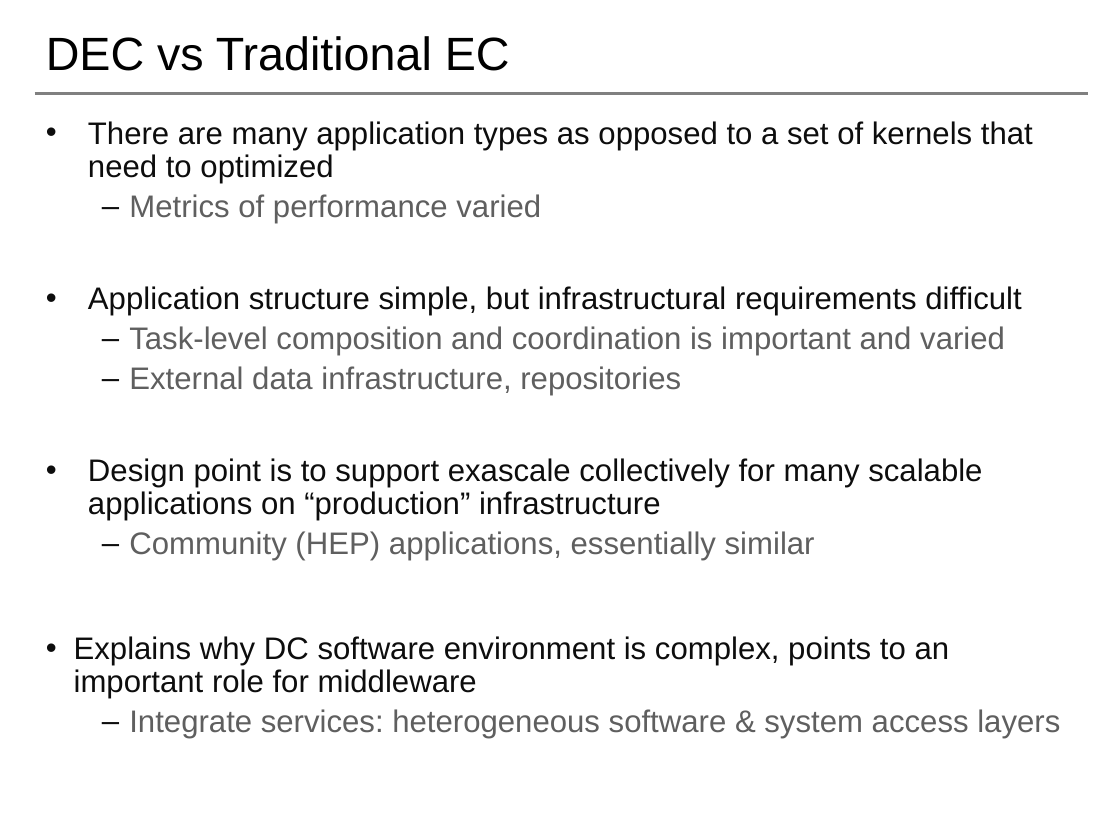
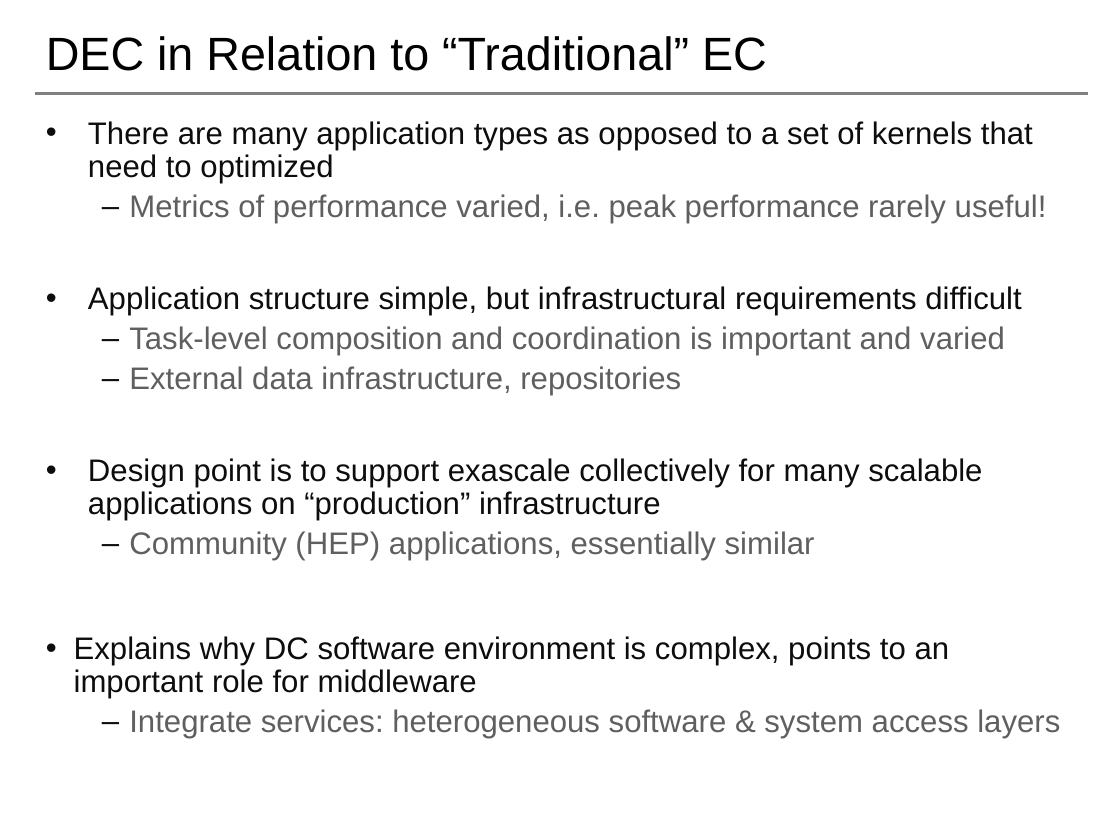
Before and after one commit to saga-project/NGMW, a slide deck: slide 6 of presentations/radical-modsim.pptx. Drawn at 1120x840 pixels with LibreOffice and Linux fonts; fonts in the diff are those of the drawing; background and template pictures are left out. Boxes give left, top, right and bottom in pixels: in the first picture for what was removed or moved away, otherwise in the second. Text is boxed around its words. In the diff, an @@ line names an element or a change of style, - is before the commit and + after.

```diff
--- a/presentations/radical-modsim.pptx
+++ b/presentations/radical-modsim.pptx
@@ title at box(46, 36, 767, 71): text changed @@
-DEC vs Traditional EC
+DEC in Relation to “Traditional” EC
@@ text at box(129, 194, 1047, 223): text changed @@
-  – Metrics of performance varied
+  – Metrics of performance varied, i.e. peak performance rarely useful!
```
Also in this commit, not shown: 5 other slides changed.
